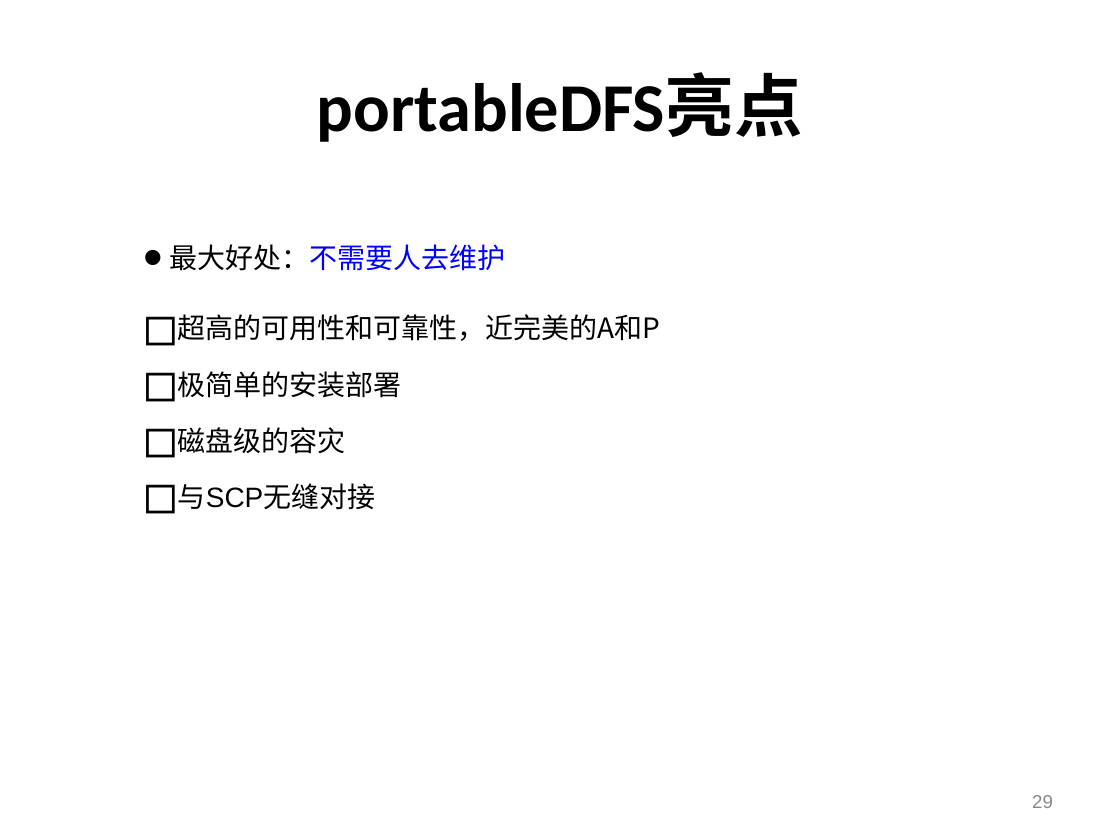
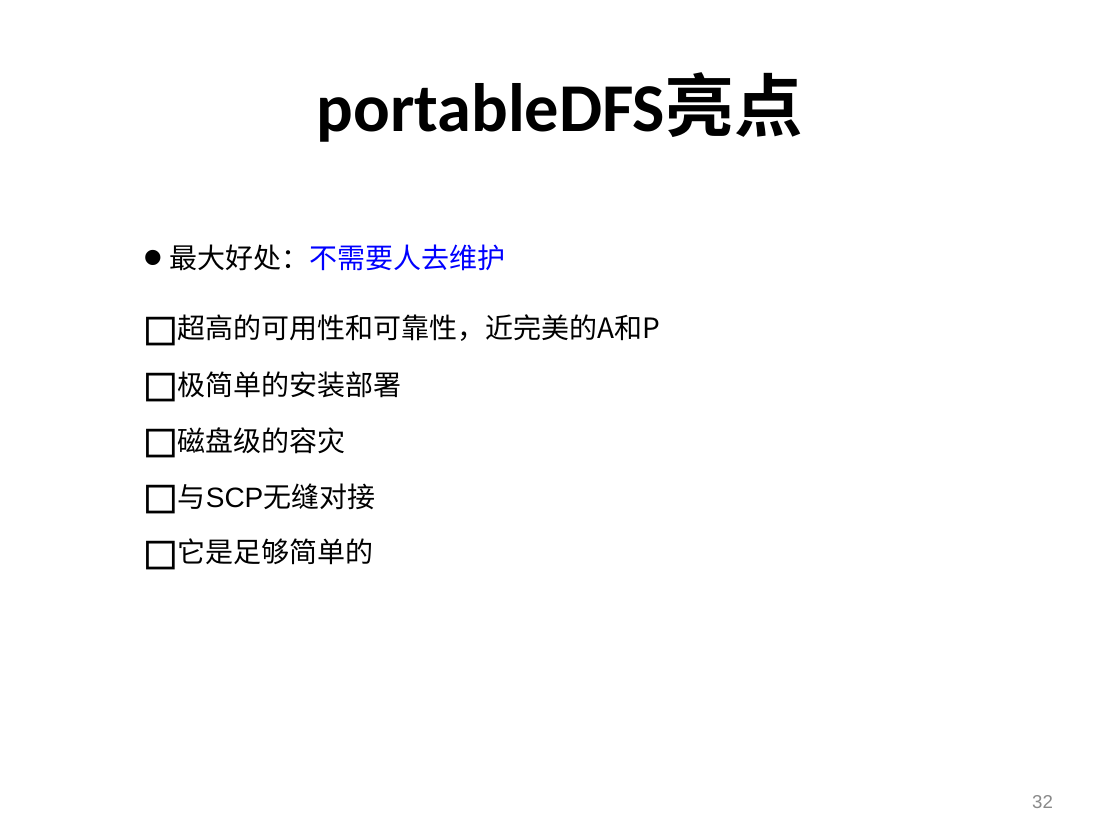
Before and after one commit to shtzr840329/mooon, a slide deck: slide 32 of applications/lightfs/doc/portableDFS-便携式分布式文件系统.ppt (slide 29 before the commit). Drawn at 1120x840 pixels with LibreOffice and Linux fonts; fonts in the diff are those of the drawing; background and template pictures are left out. Boxes give left, top, right and bottom in pixels: in the first picture for what was removed or moved away, otherwise in the second. Text is boxed around its words. In the diff, an @@ line names an element or a change of style, - is before the commit and + after.

```diff
--- a/applications/lightfs/doc/portableDFS-便携式分布式文件系统.ppt
+++ b/applications/lightfs/doc/portableDFS-便携式分布式文件系统.ppt
@@ text added at bbox=[178, 538, 374, 565], 18 pt, text #000000 @@
+◻ 它是足够简单的
@@ page number at bbox=[1032, 795, 1053, 808]: text changed @@
-29
+32
```
Also in this commit, not shown: 11 other slides changed, 8 slides added, 4 slides removed.
